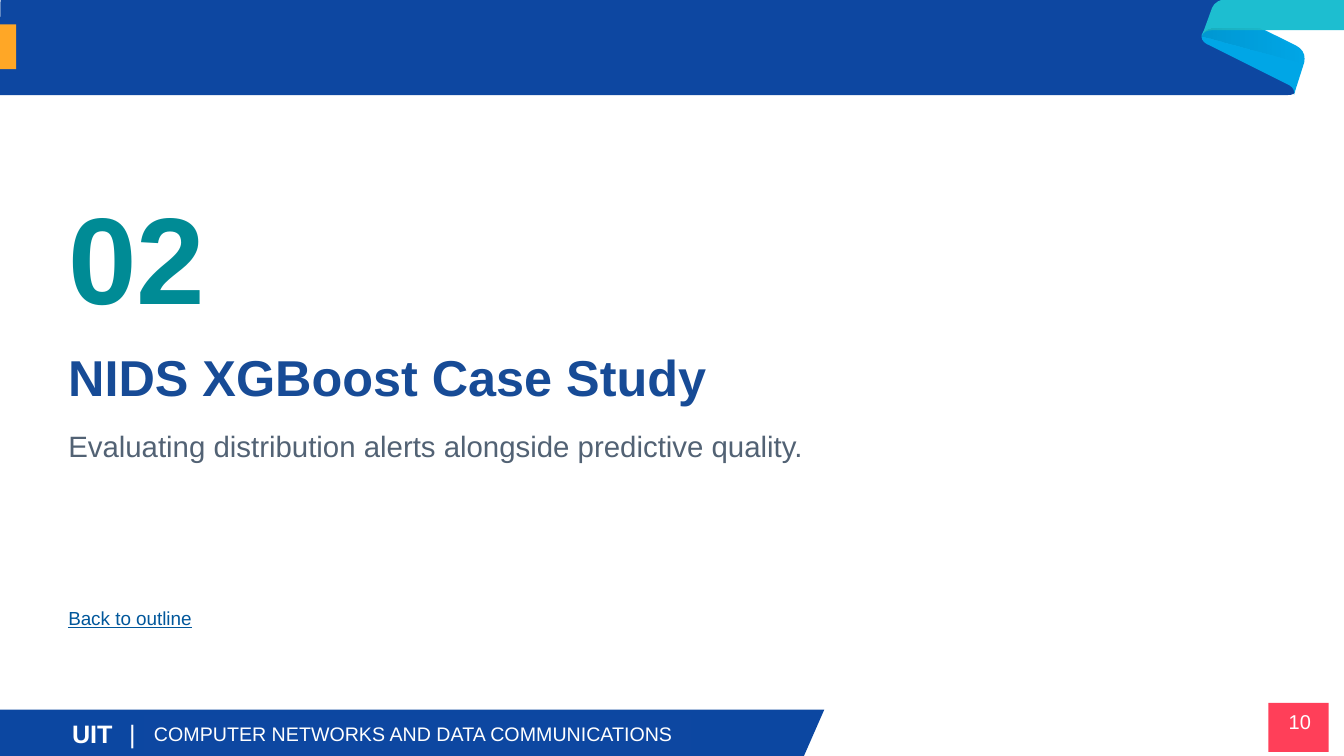
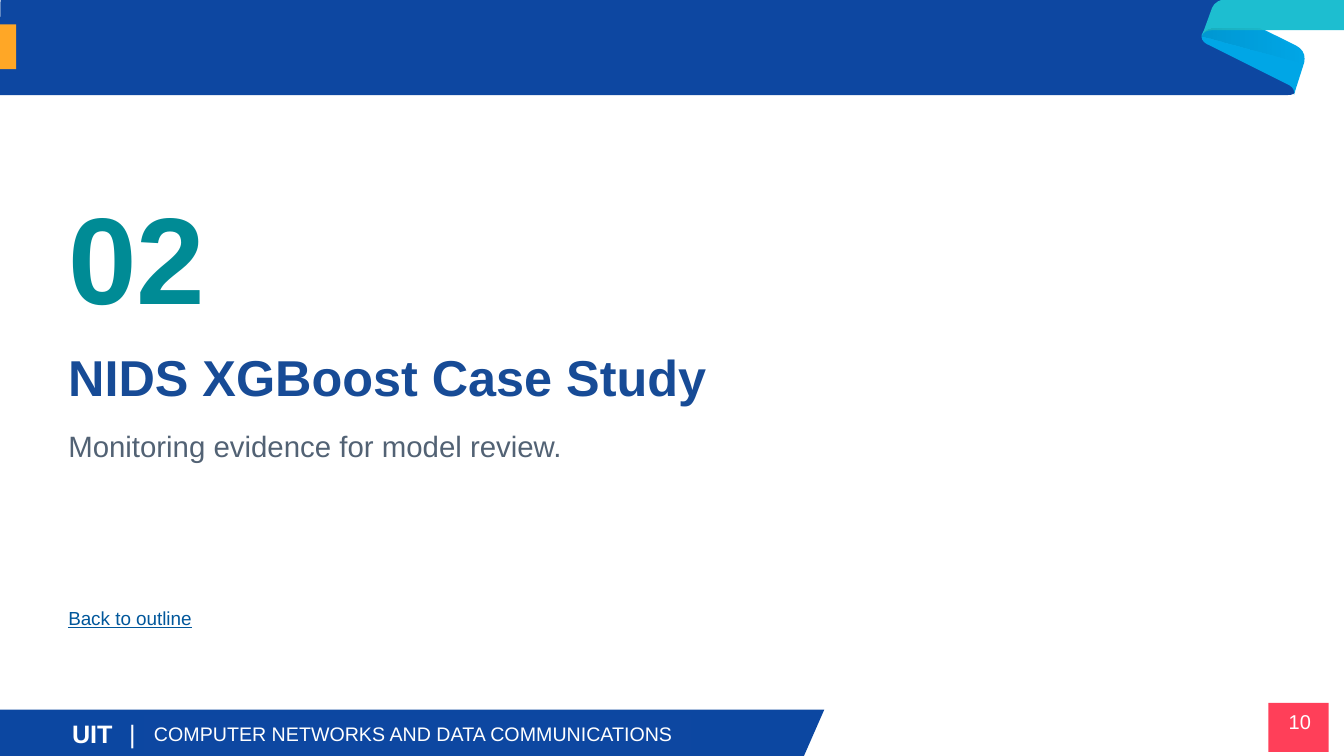
Before and after one commit to Viet-Hoang-2005/MLOps-paas-system, a slide deck: slide 10 of research/slide/CSONET_2026_Presentation.pptx. Drawn at 1344x756 pixels with LibreOffice and Linux fonts; fonts in the diff are those of the drawing; background and template pictures are left out. Boxes give left, top, right and bottom in pixels: in the first picture for what was removed or moved away, otherwise in the second. Text is boxed around its words. In the diff, an @@ line names an element or a change of style, - is before the commit and + after.

```diff
--- a/research/slide/CSONET_2026_Presentation.pptx
+++ b/research/slide/CSONET_2026_Presentation.pptx
@@ text at (x1=68, y1=435, x2=561, y2=463): text changed @@
-Evaluating distribution alerts alongside predictive quality.
+Monitoring evidence for model review.
```
Also in this commit, not shown: 18 other slides changed, 1 slide added, 3 other files.
